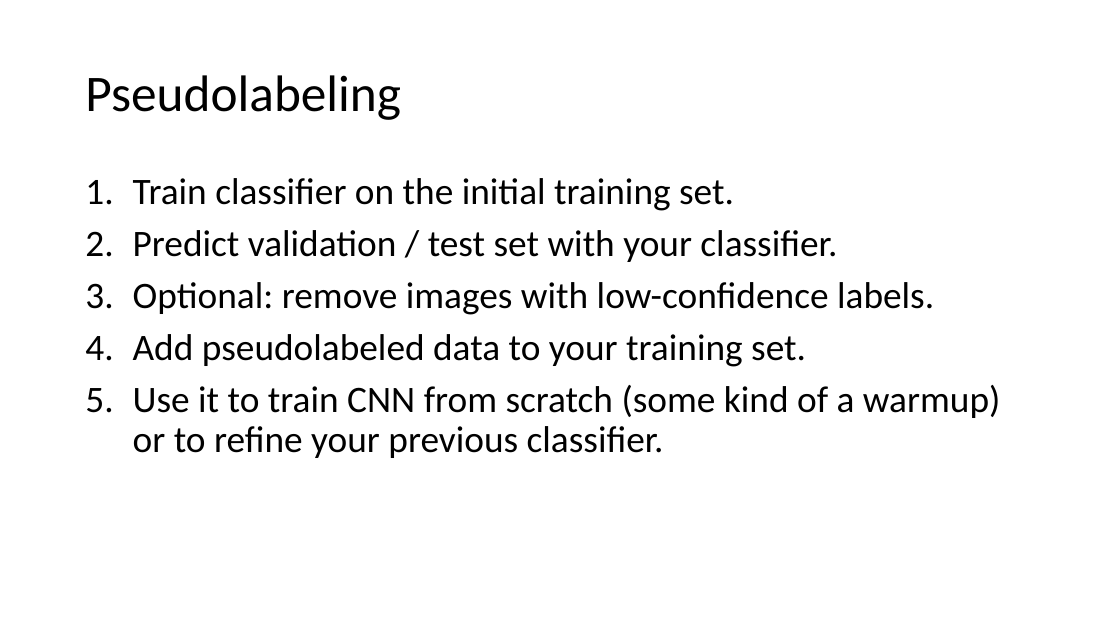
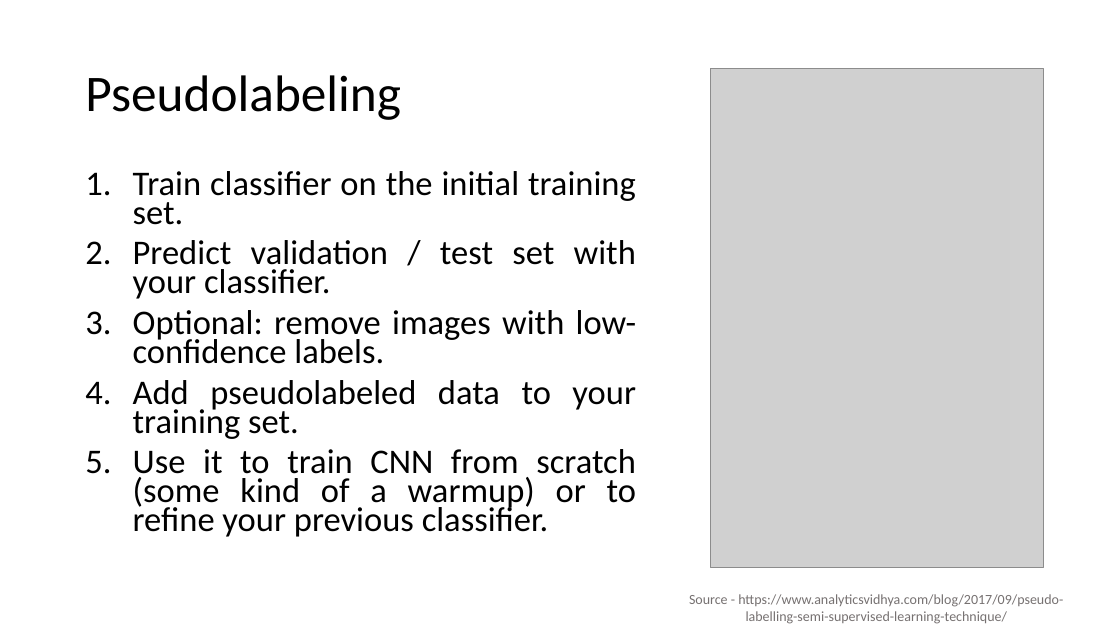
Before and after one commit to hokmund/cnn-tips-and-tricks, a slide deck: slide 31 of cnn-tips-and-tricks.pptx (slide 30 before the commit). Drawn at 1120x630 pixels with LibreOffice and Linux fonts; fonts in the diff are those of the drawing; grey boxes stand for pictures. Boxes give left, top, right and bottom in pixels: in the first picture for what was removed or moved away, otherwise in the second. Text is boxed around its words. In the diff, an @@ line names an element or a change of style, - is before the commit and + after.

Commit message:
Modified slides

```diff
--- a/cnn-tips-and-tricks.pptx
+++ b/cnn-tips-and-tricks.pptx
@@ picture added at <box>710,68,1043,567</box> @@
@@ text "Train classifier on the initial ..." at <box>133,171,637,537</box>: size 32 to 29.6 pt; alignment left to justified; line spacing 0.9 to 0.7 @@
@@ text added at <box>689,594,1063,624</box>, 12 pt, text #767171 @@
+Source - https://www.analyticsvidhya.com/blog/2017/09/pseudo-labelling-semi-supervised-learning-technique/
```
Also in this commit, not shown: 1 other slide changed, 2 slides added.
